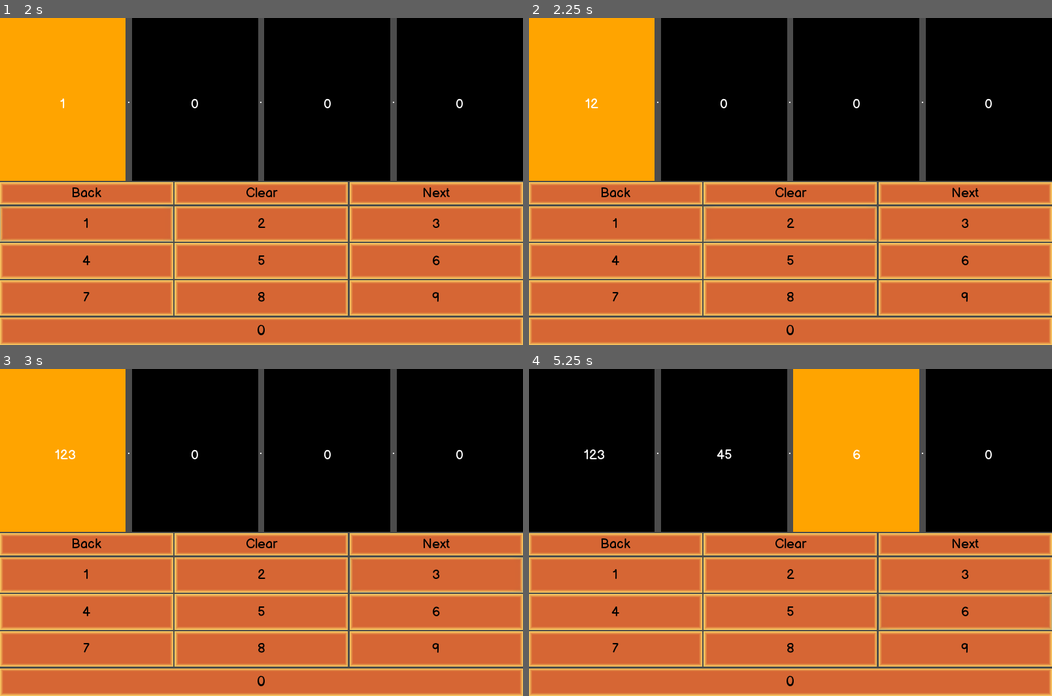
Above: before the commit, frames 1-4 (two rows, left to right).
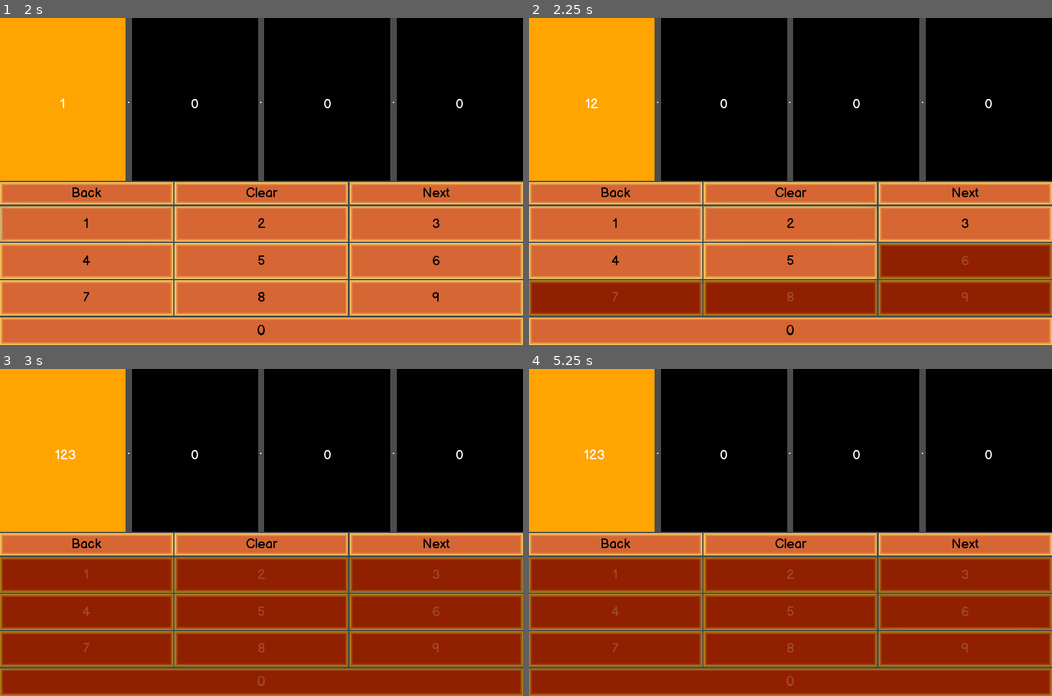
Above: after the commit, the same moments.

Repository: RaccoonHandsProductions/CanningSeason
Game: Godot game, scene res://UI/IPEntryControl.tscn
The game is run twice, just before and just after one commit, with the same random seed, the same clock (stepped at 60 frames per second) and the same inputs. This scene is started directly instead of the project's main scene.
Inputs (mouse positions are in pixels of both pictures, inside the frame that each line leads up to):
- Up to frame 1 (2 s): click "Clear" at 0.5 s; click "1" at 1.25 s
- Up to frame 2 (2.25 s): click "2" at 2 s
- Up to frame 3 (3 s): click "3" at 2.75 s
- Up to frame 4 (5.25 s): click (617, 610) at 3.5 s, where only the run before the commit has a clickable "4"; click (790, 610) at 4.25 s, where only the run before the commit has a clickable "5"; click (963, 610) at 5 s, where only the run before the commit has a clickable "6"

Frame 1 is identical in both runs. In frame 2, 14% of the frame differs, in the area x 0-100%, y 68-91%; in frame 3, 41%; in frame 4, 65%, in the area x 0-100%, y 0-100%.

Commit message:
buttons freeze appropriatly

Diff:
--- a/project/UI/IPEntryControl.gd
+++ b/project/UI/IPEntryControl.gd
@@ -57,6 +57,7 @@
 func _on_ClearBox_pressed():
 	priority_field.set_label("")
 	ip_octet = ""
+	toggle_number_buttons_disabled(false)
 
 func _on_NextBoxPriority_pressed():
 	if current_field_index < 3:
@@ -72,6 +73,12 @@
 func on_number_Button_pressed(num):
 	if ip_octet.length() <= 2:
 		ip_octet += str(num)
+		if ip_octet.length() == 2 and int(ip_octet) <= 25:
+			for i in range(5, 9):
+				number_button_array[i].disabled = true
+		elif ip_octet.length() == 3 or int(ip_octet) > 25:
+			toggle_number_buttons_disabled(true)
+
 		if validate_octet(ip_octet):
 			_update_field_label(ip_octet)
 		else:
@@ -82,5 +89,3 @@
 	else:
 		ip_octet = ""
 		ip_octet += str(num)
-		_on_NextBoxPriority_pressed()
-		_update_field_label(ip_octet)
